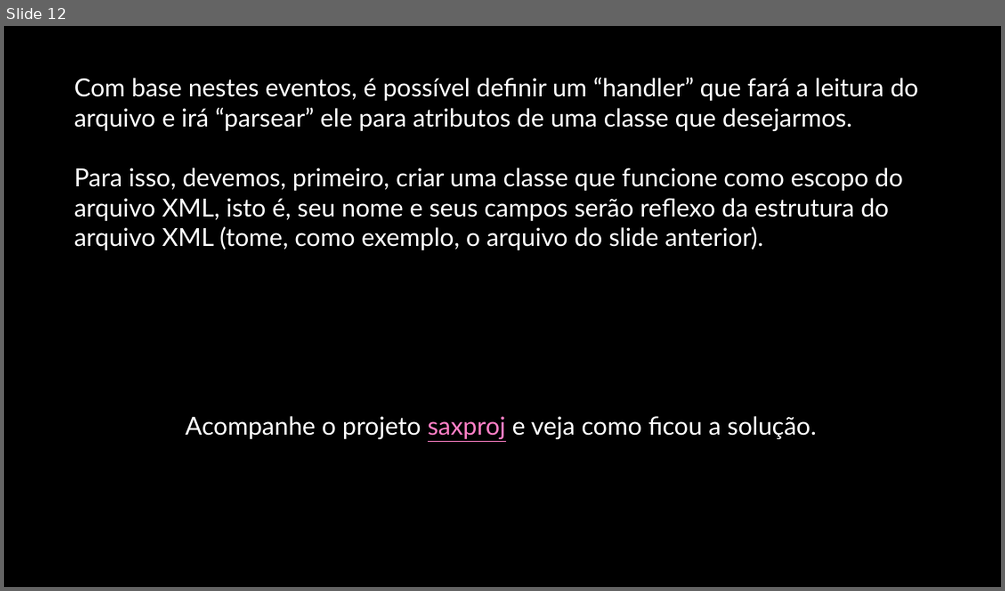
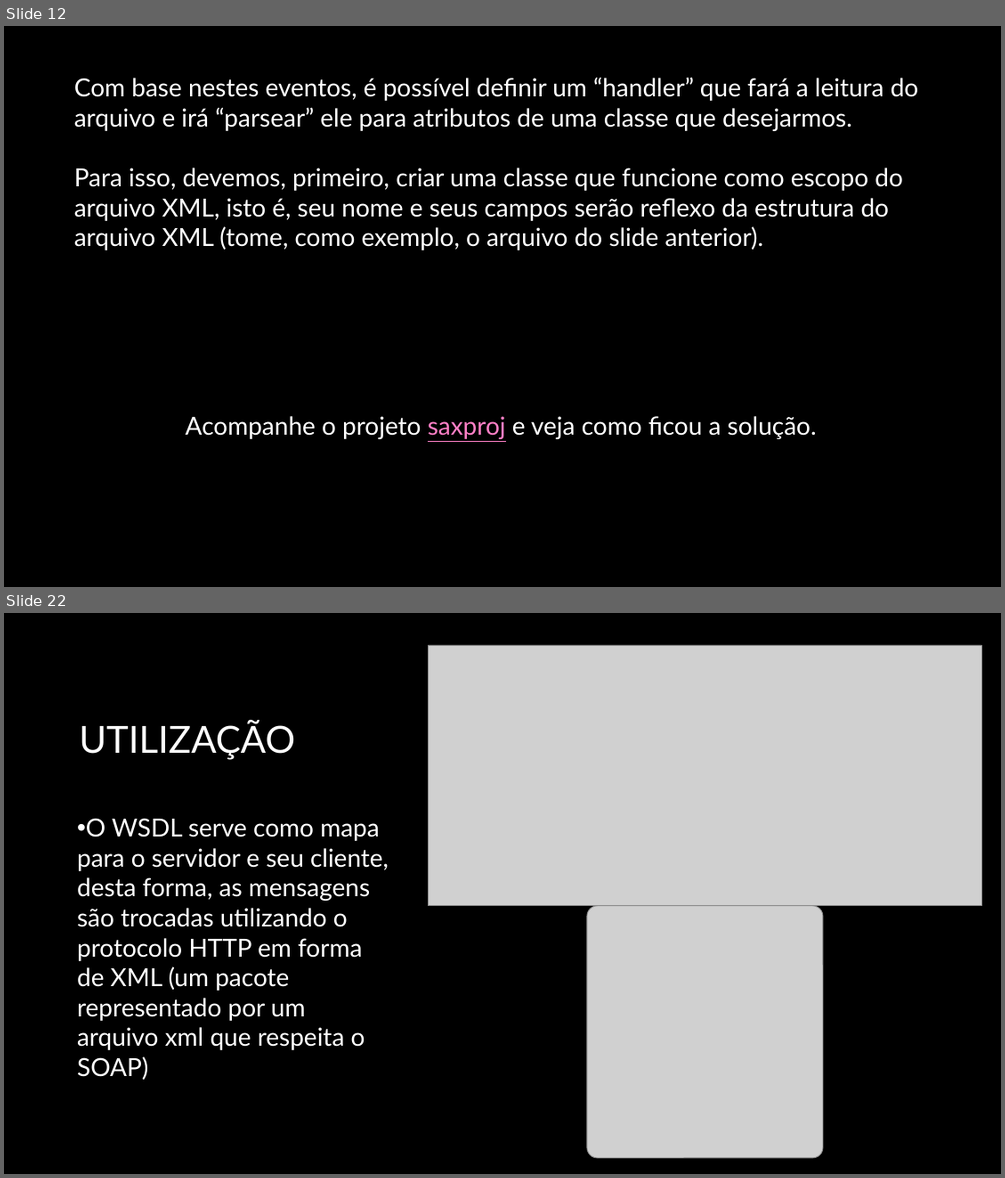
Before and after one commit to professordouglasfilho/aulasetutoriais, a slide deck: aulas/modulo4/Módulo 4 - Webservices.pptx. Shown one above the other, each under a label of ours: slide 12 before the commit, slides 12 and 22 after it; the slides between them are not shown. The pictures are 1005x591 and 1005x1178 pixels, drawn with LibreOffice and Linux fonts; fonts in the diff are those of the drawing; grey boxes stand for pictures; background and template pictures are left out. Boxes give left, top, right and bottom in pixels: in the first picture for what was removed or moved away, otherwise in the second. Text is boxed around its words. In the diff, an @@ line names an element or a change of style, - is before the commit and + after.

```diff
--- a/aulas/modulo4/Módulo 4 - Webservices.pptx
+++ b/aulas/modulo4/Módulo 4 - Webservices.pptx
@@ slide 22 added at box(4, 613, 1001, 1174), background picture (left out) @@
@@ picture added at box(428, 645, 982, 906) @@
@@ title added at box(79, 721, 295, 760), 36 pt, text #FFFFFF @@
+UTILIZAÇÃO
@@ text added at box(77, 818, 388, 1079), 24 pt, text #FFFFFF @@
+• O WSDL serve como mapa para o servidor e seu cliente, desta forma, as mensagens são trocadas utilizando o protocolo HTTP em forma de XML (um pacote representado por um arquivo xml que respeita o SOAP)
@@ picture added at box(587, 906, 824, 1158) @@
```
Also in this commit, not shown: 2 slides changed, 10 other slides added, 19 other files.
